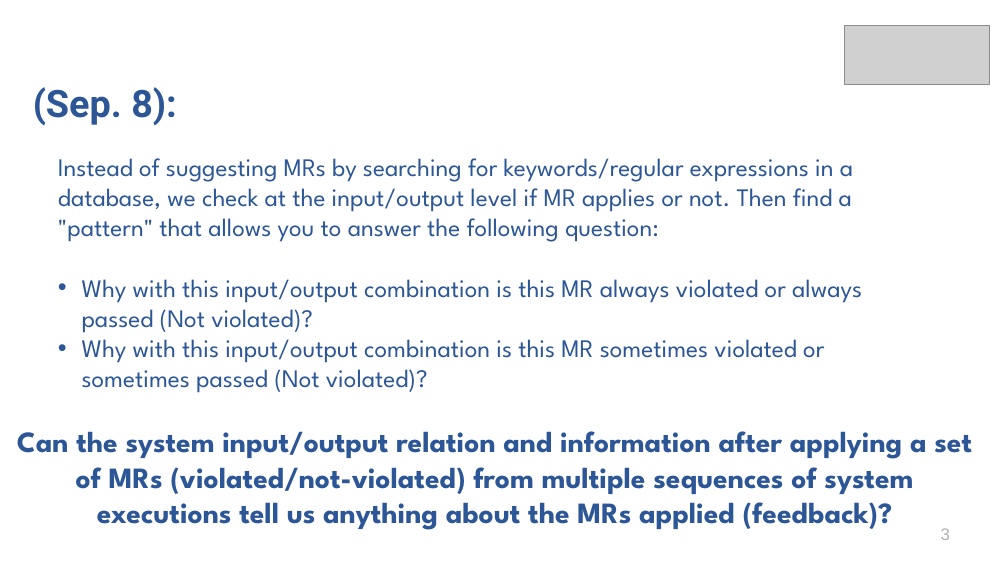
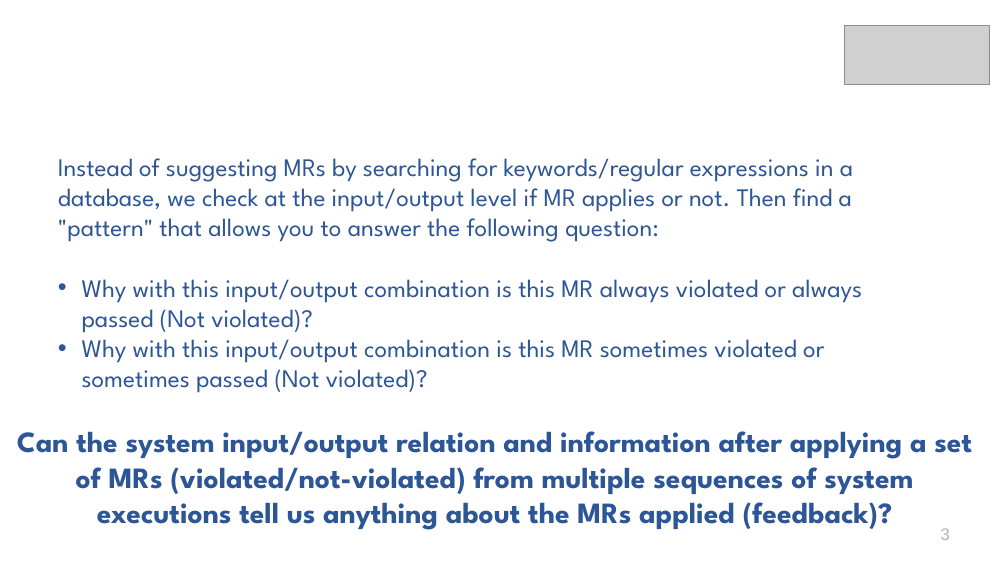
Before and after one commit to aduquet/PhDStuff_repo, a slide deck: slide 3 of ProgressMeetings/Oct_06_22.pptx. Drawn at 1008x567 pixels with LibreOffice and Linux fonts; fonts in the diff are those of the drawing; grey boxes stand for pictures; background and template pictures are left out. Boxes give left, top, right and bottom in pixels: in the first picture for what was removed or moved away, otherwise in the second. Text is boxed around its words. In the diff, an @@ line names an element or a change of style, - is before the commit and + after.

```diff
--- a/ProgressMeetings/Oct_06_22.pptx
+++ b/ProgressMeetings/Oct_06_22.pptx
@@ text removed at box(33, 87, 177, 125) @@
-(Sep. 8):
```
Also in this commit, not shown: 5 other slides changed, 7 slides added, 2 slides removed.
